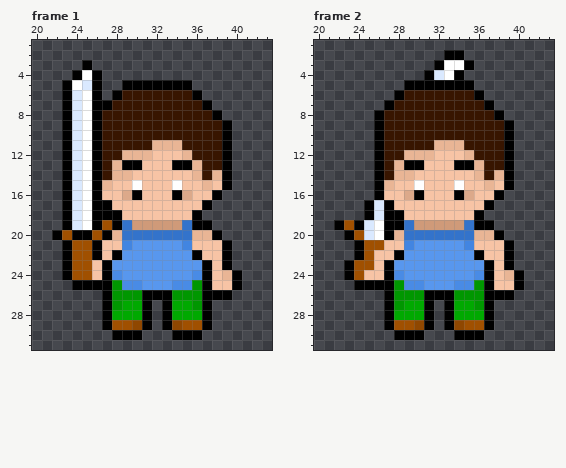
A pixel-art file gets an edit: aseprite/chars/MC/MC.aseprite. Above is the file before it was changed.
64x32 pixels, 6 frames. Shown: frame 1: x 20..43, y 1..31; frame 2: x 20..43, y 1..31. The commit also changed other frames, which this record leaves out.
The same view after the edit:
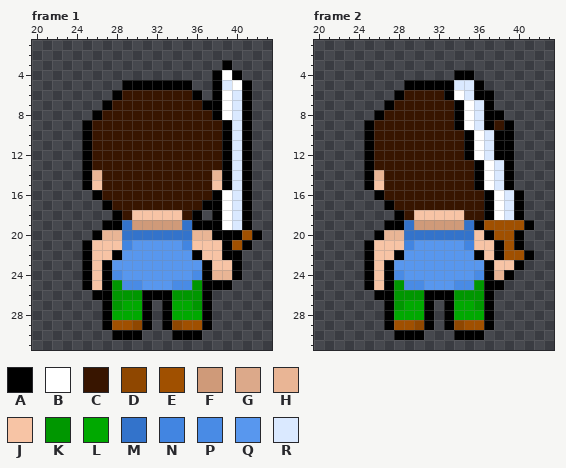
Palette (. is transparent): A #000000  B #ffffff  C #381500  D #8f4700  E #a05000  F #cf9a79  G #dca98a  H #e9b595  J #f7c4a5  K #009700  L #00a900  M #3373cb  N #4285e1  P #498be5  Q #5897ee  R #dae9ff
Difference:
layer "attack_up" now shown
layer "attack_down" now hidden
Changed rows in their new state; - is an unchanged pixel.
Frame 1:
first column x 22:
 3 ---.-------------A---
 4 --...-----------ABA--
 5 -....-----------ARBA-
 6 -....-----------ABRA-
 7 -....-----------ABRA-
 8 -...-------------BRA-
 9 -..AC-------------RA-
10 -..AC-------------RA-
11 -..AC-----CCC-----RA-
12 -..AC--CCCCCCC----RA-
13 -..AC-CCCCCCCCC---RA-
14 -..AH-CCCCCCCCC---RA-
15 -..AJCCCCCCCCCCC--RA-
16 -...-CCCCCCCCCCC-BRA-
17 -....-CCCCCCCCC-ABRA-
18 -.....-C-----C--ABRA-
19 -....A----------ABRA-
20 ....AH-----------AAEA
21 -..AJ-------------EA-
22 -..AJ-------------A--
23 -..A-------------JA--
24 -..A------------H----
25 --.-J-----------AA.--
26 ----A-----------..---
Frame 2:
first column x 22:
 2 -----------..-------
 3 ----------....------
 4 ---------...-A------
 5 ------------RRA-----
 6 -----------ABR-A----
 7 ------------ABR-----
 8 ------------ABRA----
 9 ---AC-------ABRA----
10 ---AC--------ABRA---
11 ---AC-----CCCABRA---
12 ---AC--CCCCCCABRA---
13 ---AC-CCCCCCCCABR---
14 ---AH-CCCCCCCCABR---
15 ---AJCCCCCCCCCABR---
16 -----CCCCCCCCCCABRA-
17 ---..-CCCCCCCCC-BRA-
18 ---...-C-----CCABRA-
19 .....----------EEEEA
20 -...AH--------JAEEA-
21 --.AJ-----------AEA-
22 --.A------------AEEA
23 -..A-------------JA-
24 -..A------------HA.-
25 --.-J-----------A..-
26 ----A-----------..--
Changed places in both pictures, as pixel boxes (x1, y1, x2, y2):
changed: (52, 60, 262, 300)
changed: (334, 50, 534, 300)
